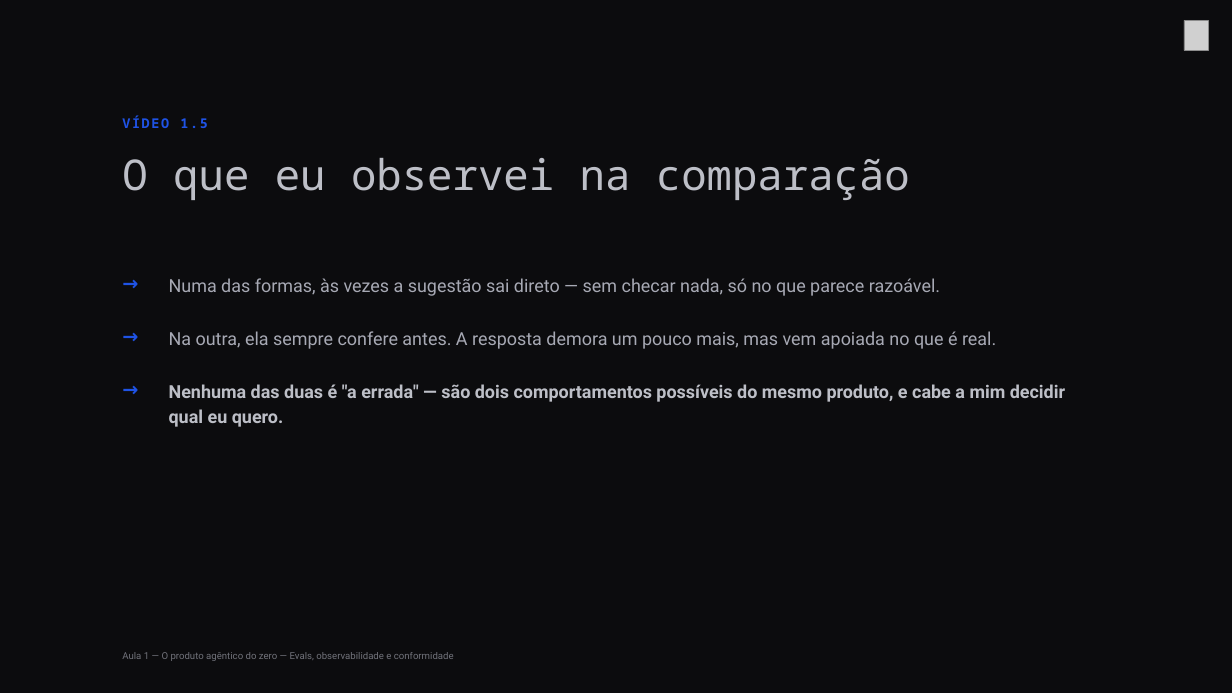
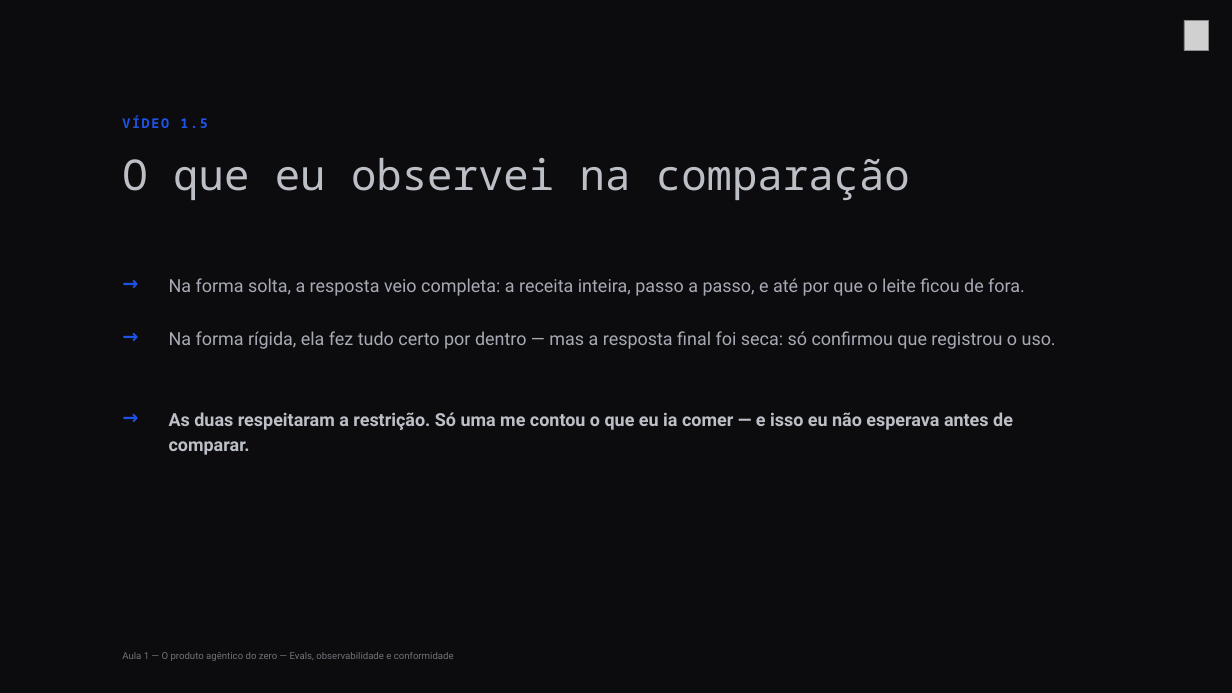
Before and after one commit to Djegao/alura-produto-ficticio, a slide deck: slide 16 of slides/aula1-alura.pptx. Drawn at 1232x693 pixels with LibreOffice and Linux fonts; fonts in the diff are those of the drawing; grey boxes stand for pictures; background and template pictures are left out. Boxes give left, top, right and bottom in pixels: in the first picture for what was removed or moved away, otherwise in the second. Text is boxed around its words. In the diff, an @@ line names an element or a change of style, - is before the commit and + after.

```diff
--- a/slides/aula1-alura.pptx
+++ b/slides/aula1-alura.pptx
@@ text at <box>169,278,1025,296</box>: text changed @@
-Numa das formas, às vezes a sugestão sai direto — sem checar nada, só no que parece razoável.
+Na forma solta, a resposta veio completa: a receita inteira, passo a passo, e até por que o leite ficou de fora.
@@ text at <box>169,331,1056,349</box>: text changed @@
-Na outra, ela sempre confere antes. A resposta demora um pouco mais, mas vem apoiada no que é real.
+Na forma rígida, ela fez tudo certo por dentro — mas a resposta final foi seca: só confirmou que registrou o uso.
@@ text "→": place and size @@
-text "→" at <box>122,377,162,405</box>
+text "→" at <box>122,405,162,433</box>
@@ text at <box>169,412,1013,455</box>: text changed @@
-Nenhuma das duas é "a errada" — são dois comportamentos possíveis do mesmo produto, e cabe a mim decidir qual eu quero.
+As duas respeitaram a restrição. Só uma me contou o que eu ia comer — e isso eu não esperava antes de comparar.
```
Also in this commit, not shown: 6 other files.
